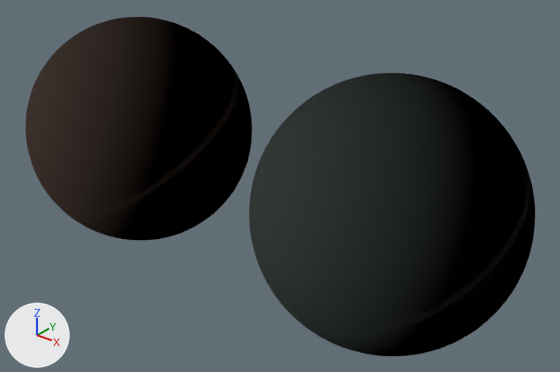
A saved change to the glTF model assets/sss_fixture.gltf.
Both versions are drawn from a 50 mm camera at (3.77, -4.34, 3.61) aimed at (0.23, 0.09, 0.86). Arrows for +X, +Y and +Z are at lower left; the lights stay in place. The first picture is the older version.

In view in the first picture: 'sss_skin_a', 'sss_skin_b'.
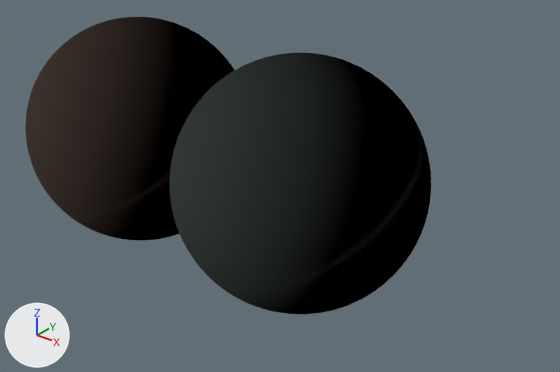
The newer file is also turned or shifted as a whole; pictures and numbers use the older file's frame.

What differs and where, as boxes (x1, y1, x2, y2) in the pictures (560 x 372 px):
'sss_skin_b', moved
    before: (249, 73, 535, 356)
    after: (170, 53, 431, 314)

What the commit changed:
Object 'sss_skin_b' (ob_sss_skin_b) moves from (1.3, 0.0, 1.0) to (0.5, 0.0, 1.0).
